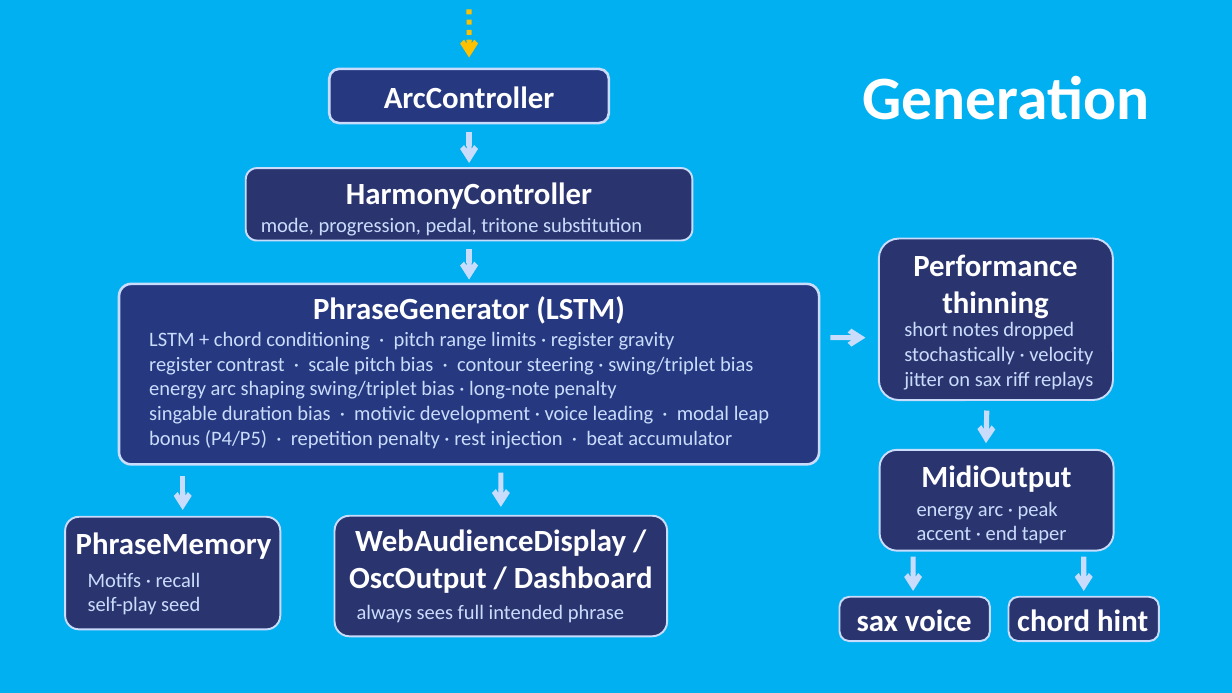
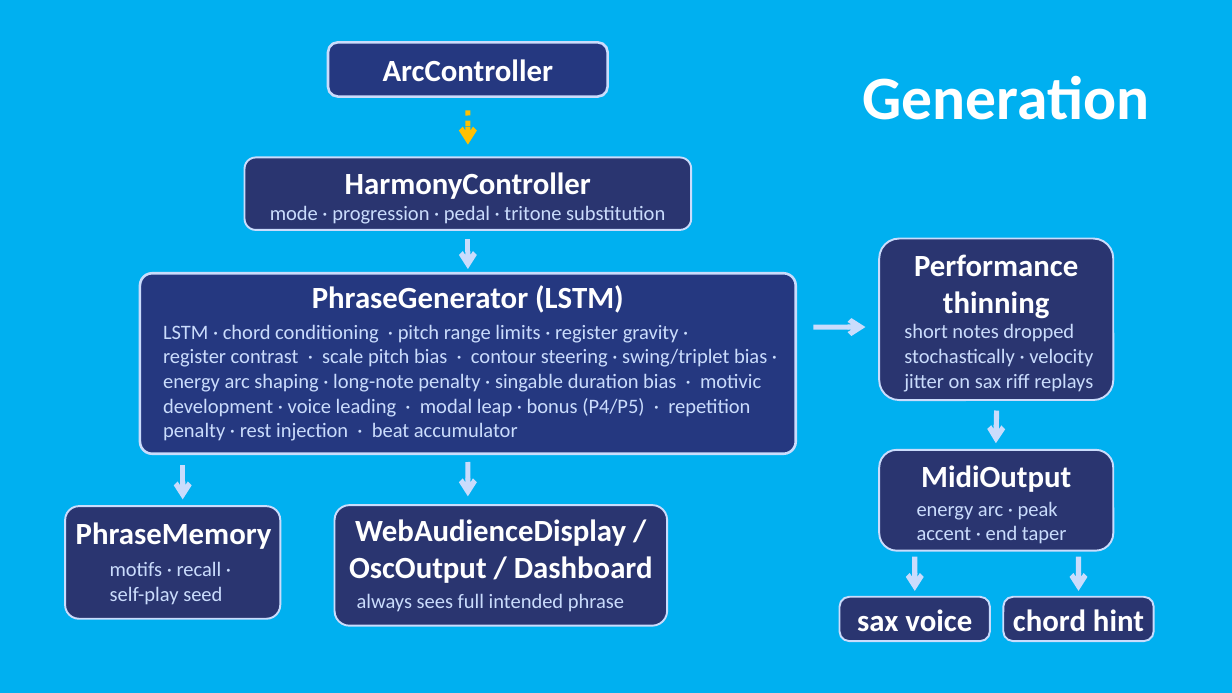
Before and after one commit to davidderoure/wolfson, a slide deck: slide 7 of docs/wolfson.pptx. Drawn at 1232x693 pixels with LibreOffice and Linux fonts; fonts in the diff are those of the drawing. Boxes give left, top, right and bottom in pixels: in the first picture for what was removed or moved away, otherwise in the second. Text is boxed around its words. In the diff, an @@ line names an element or a change of style, - is before the commit and + after.

```diff
--- a/docs/wolfson.pptx
+++ b/docs/wolfson.pptx
@@ text "ArcController": place and size @@
-text "ArcController" at box(384, 86, 554, 109)
+text "ArcController" at box(383, 59, 553, 82)
@@ rounded rectangle: place and size @@
-rounded rectangle at box(329, 69, 609, 124)
+rounded rectangle at box(328, 43, 608, 97)
@@ arrow moved from (470, 9) - (470, 57) to (468, 110) - (468, 145) @@
@@ arrow removed from (470, 131) to (470, 163) @@
@@ text at box(270, 205, 665, 224): text changed @@
-mode, progression, pedal, tritone substitution
+mode · progression · pedal · tritone substitution
@@ rounded rectangle: place and size @@
-rounded rectangle at box(119, 284, 820, 464)
+rounded rectangle at box(140, 274, 796, 454)
@@ text "PhraseGenerator (LSTM)": place and size @@
-text "PhraseGenerator (LSTM)" at box(313, 296, 625, 324)
+text "PhraseGenerator (LSTM)" at box(312, 285, 624, 313)
@@ text at box(163, 324, 767, 441): text changed @@
-LSTM + chord conditioning · pitch range limits · register gravity
-register contrast · scale pitch bias · contour steering · swing/triplet bias
-energy arc shaping swing/triplet bias · long-note penalty
-singable duration bias · motivic development · voice leading · modal leap bonus (P4/P5) · repetition penalty · rest injection · beat accumulator
+LSTM · chord conditioning · pitch range limits · register gravity ·
+register contrast · scale pitch bias · contour steering · swing/triplet bias · energy arc shaping · long-note penalty · singable duration bias · motivic development · voice leading · modal leap · bonus (P4/P5) · repetition penalty · rest injection · beat accumulator
@@ arrow moved from (831, 337) - (866, 337) to (813, 327) - (866, 327) @@
@@ arrow moved from (987, 410) - (986, 444) to (997, 410) - (996, 444) @@
@@ 4 texts, 3 rounded rectangles, 2 arrows: place and size @@
-4 texts, 3 rounded rectangles, 2 arrows at box(65, 168, 692, 636)
+4 texts, 3 rounded rectangles, 2 arrows at box(65, 157, 691, 626)
@@ arrow moved from (501, 472) - (501, 507) to (468, 462) - (468, 496) @@
@@ line moved from (501, 491) - (501, 497) to (468, 480) - (468, 486) @@
@@ text "motifs · recall ·": place and size @@
-text "motifs · recall ·" at box(88, 572, 201, 615)
+text "motifs · recall ·" at box(110, 561, 222, 605)
@@ text at box(110, 561, 222, 576): text changed @@
-Motifs · recall
+motifs · recall ·
@@ 1 text, 1 arrow, 1 rounded rectangle: place and size @@
-1 text, 1 arrow, 1 rounded rectangle at box(1009, 556, 1160, 641)
+1 text, 1 arrow, 1 rounded rectangle at box(1004, 556, 1154, 641)
```
Also in this commit, not shown: 7 other slides changed, 1 other file.
